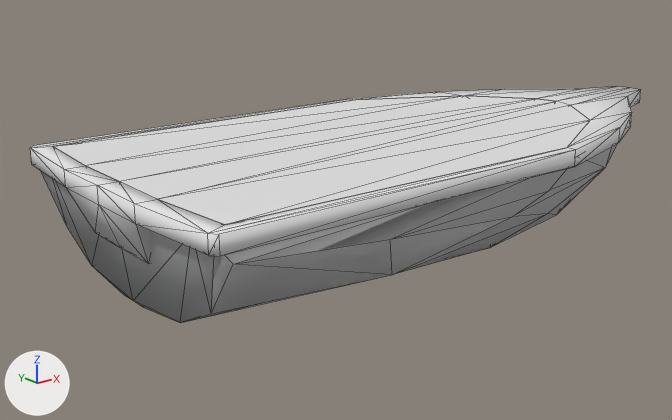
Renders of the OBJ model res/boat.obj from each side of a commit.
One viewpoint serves both versions: a camera (50 mm lens) standing at (-7.61, -8.43, 3.62) and looking at (-0.55, 0.4, 0.09). The lights are fixed; the arrows at lower left show +X, +Y and +Z. Mesh edges are drawn as thin lines. Where no turn or scale is listed for an object, it has been applied to the vertices.

In view in the first picture: 'InnerHull_innerhull', 'OuterHull_outerhull', 'Trim_trim', 'Waterclip_waterclip'.
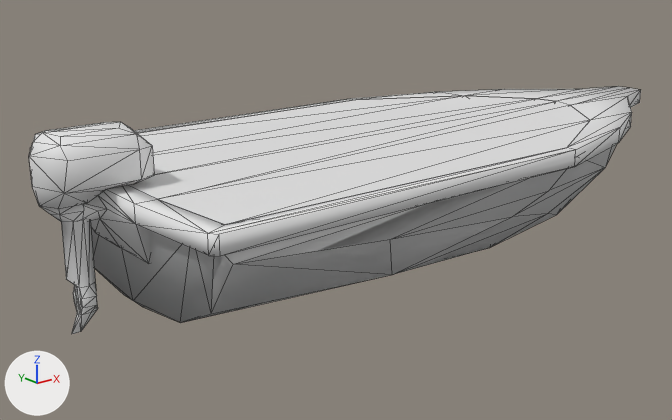
Location of each change, [x1, y1, x2, y2] in pixels of the pictures (672 x 420 px):
'Motor_Cube', added
    after: [29, 122, 154, 334]
part 1 of me_trim_trim, built on
    before: [64, 169, 148, 263]
    after: [80, 192, 148, 263]

Patch to the scene script:
```diff
--- a/res/boat.obj.py
+++ b/res/boat.obj.py
@@ me_trim_trim @@
 # used by ob_trim_trim; location = (0.0, 0.0, 0.0)
-me_trim_trim.from_pydata(...)  # 65 vertices, 130 faces; spans x -3.9..5.0, y -2.04..2.04, z 0.4..1.1
+me_trim_trim.from_pydata(...)  # 72 vertices, 146 faces; spans x -4.2..5.0, y -2.04..2.04, z 0.4..1.1
+# me_trim_trim part 1
+# 1 vertex is removed from x -3.9, y 0.0, z 0.9
+# 7 faces are deleted
+# 8 vertices are added at x -4.2..-3.9, y -0.2..0.2, z 0.75..1.0
+# 23 new faces join them
@@ me_motor_cube @@
+me_motor_cube.from_pydata(...)  # 81 vertices, 161 faces; spans x -4.55..-3.4, y -0.4..0.4, z -0.4..1.7
@@ ob_motor_cube @@
+ob_motor_cube = bpy.data.objects.new('Motor_Cube', me_motor_cube)
+ob_motor_cube.location = (0.0, 0.0, 0.0)
```
